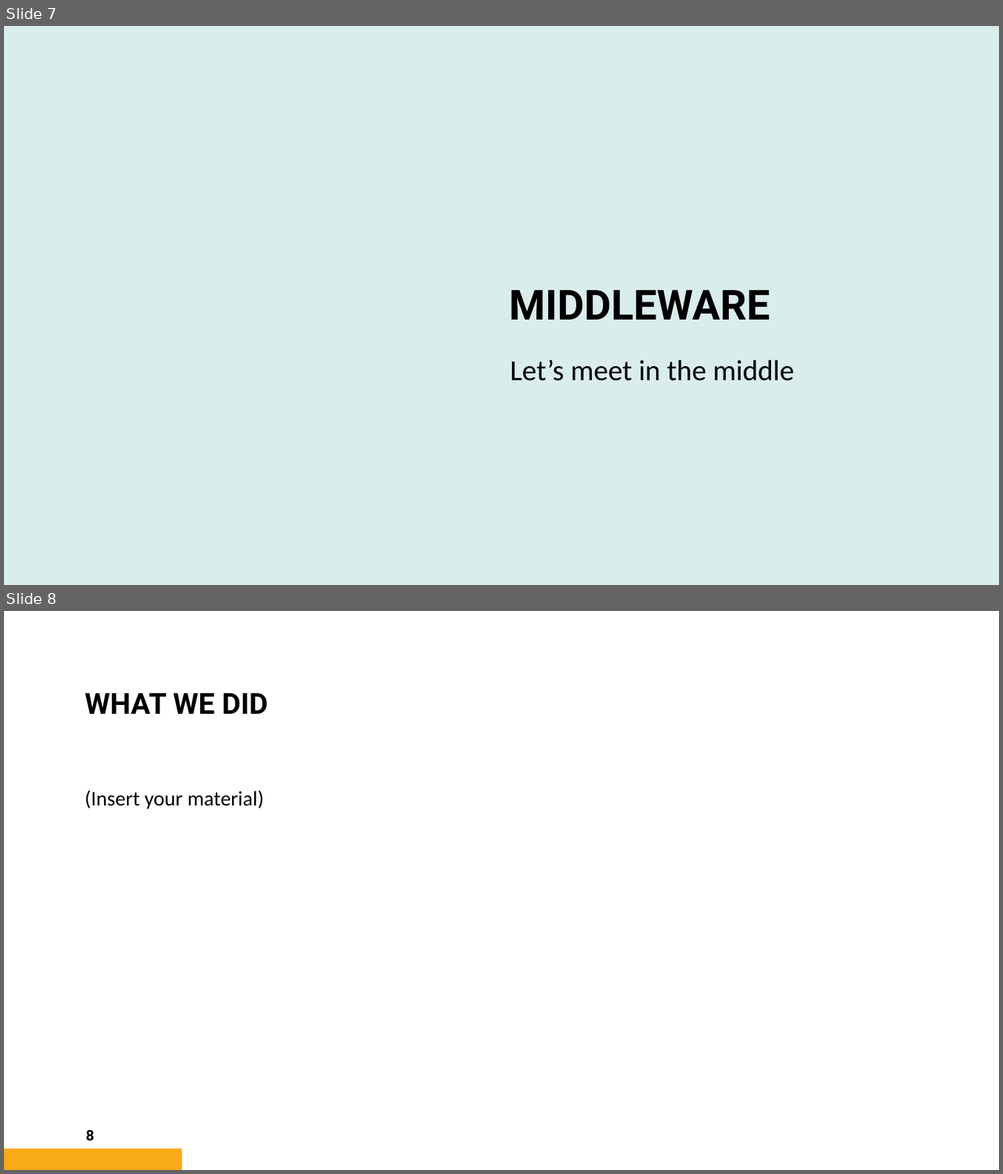
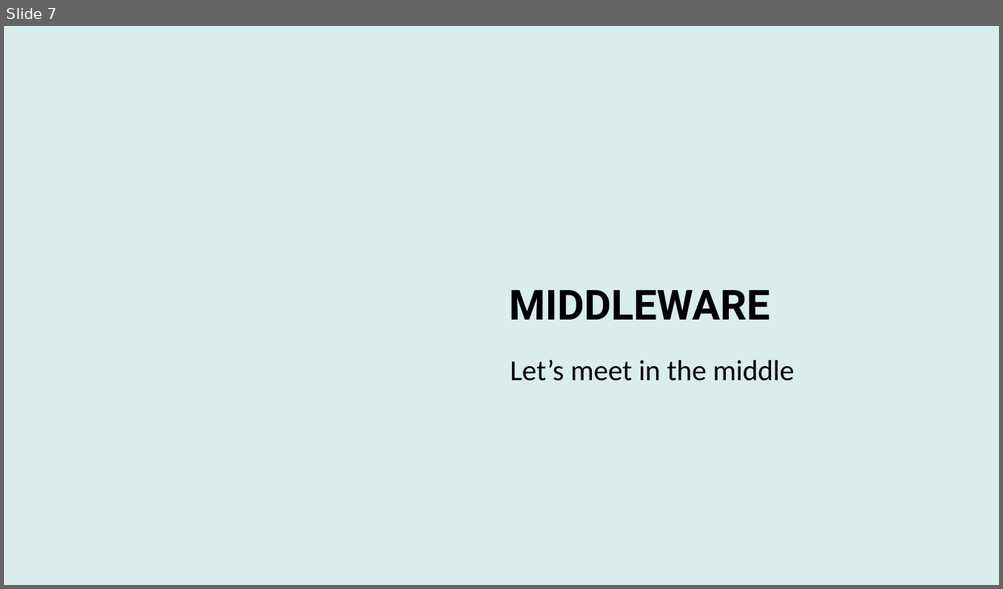
Before and after one commit to ebecke2024/Jungle, a slide deck: Jungle_Presentation.pptx. Shown one above the other, each under a label of ours: slides 7 and 8 before the commit, slide 7 after it. The pictures are 1003x1174 and 1003x589 pixels, drawn with LibreOffice and Linux fonts; fonts in the diff are those of the drawing; background and template pictures are left out. Boxes give left, top, right and bottom in pixels: in the first picture for what was removed or moved away, otherwise in the second. Text is boxed around its words. In the diff, an @@ line names an element or a change of style, - is before the commit and + after.

```diff
--- a/Jungle_Presentation.pptx
+++ b/Jungle_Presentation.pptx
@@ slide 8 removed at (x1=4, y1=611, x2=999, y2=1170), background #FFFFFF @@
@@ title removed at (x1=85, y1=693, x2=267, y2=714) @@
-WHAT WE DID
@@ text removed at (x1=85, y1=790, x2=264, y2=809) @@
-(Insert your material)
@@ page number removed at (x1=86, y1=1130, x2=94, y2=1142) @@
-8
@@ rectangle removed at (x1=4, y1=1149, x2=182, y2=1170) @@
```
Also in this commit, not shown: 3 slides changed, 3 slides added, 4 other slides removed, 12 other files.
